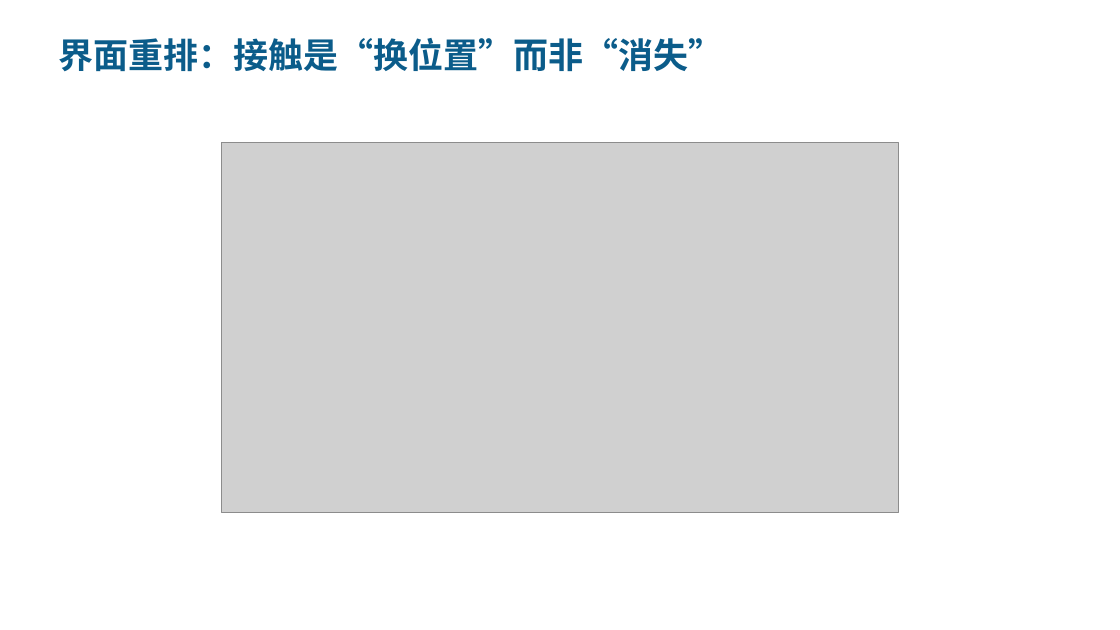
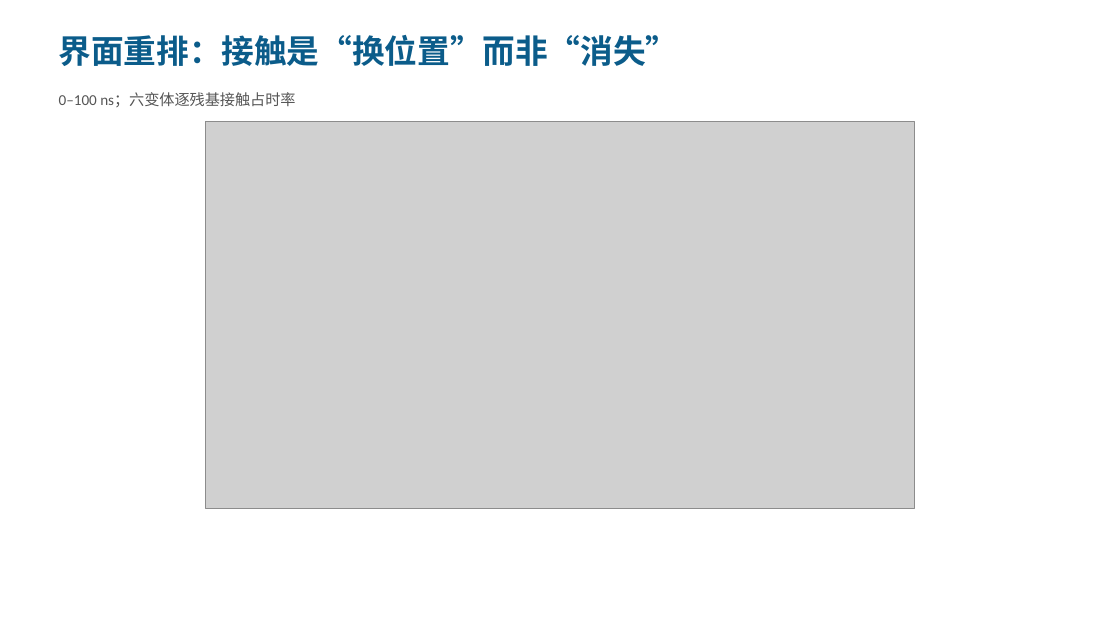
Before and after one commit to wangran-bio-ai/StructurePrep-Toolkit, a slide deck: slide 4 of results/MD_results_summary.pptx. Drawn at 1120x630 pixels with LibreOffice and Linux fonts; fonts in the diff are those of the drawing; grey boxes stand for pictures. Boxes give left, top, right and bottom in pixels: in the first picture for what was removed or moved away, otherwise in the second. Text is boxed around its words. In the diff, an @@ line names an element or a change of style, - is before the commit and + after.

```diff
--- a/results/MD_results_summary.pptx
+++ b/results/MD_results_summary.pptx
@@ text "界面重排：接触是“换位置”而非“消失”" at (59, 35, 679, 66): size 30 to 28 pt @@
@@ text added at (59, 92, 295, 107), 13 pt, text #555555 @@
+0–100 ns；六变体逐残基接触占时率
@@ picture: place and size @@
-picture at (221, 143, 899, 513)
+picture at (206, 122, 914, 508)
```
Also in this commit, not shown: 7 other slides changed, 1 slide added.
